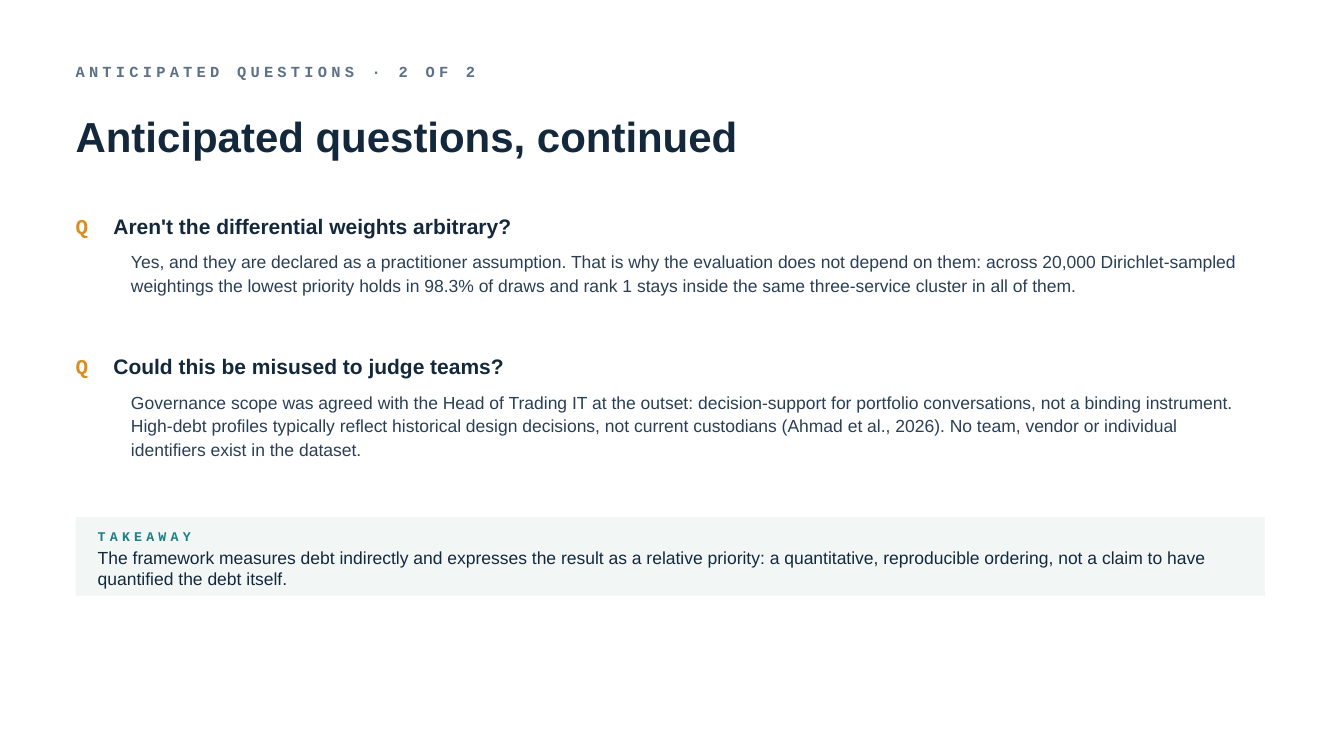
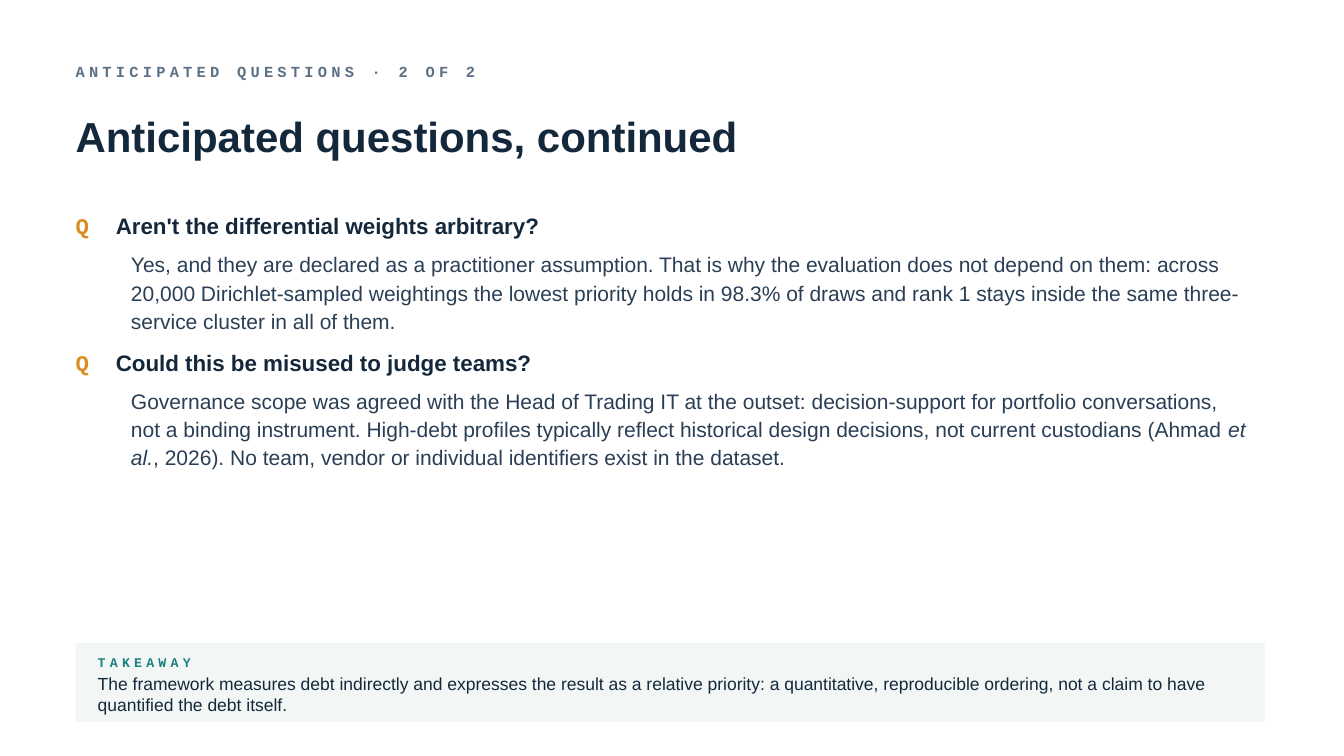
Before and after one commit to TobiZeier/MScProject, a slide deck: slide 14 of presentation/defense.pptx. Drawn at 1344x756 pixels with LibreOffice and Linux fonts; fonts in the diff are those of the drawing. Boxes give left, top, right and bottom in pixels: in the first picture for what was removed or moved away, otherwise in the second. Text is boxed around its words. In the diff, an @@ line names an element or a change of style, - is before the commit and + after.

```diff
--- a/presentation/defense.pptx
+++ b/presentation/defense.pptx
@@ text "Q Aren't the differential weights ..." at (76, 217, 539, 239): size 15 to 16 pt @@
@@ text "Yes, and they are declared ..." at (131, 256, 1239, 329): size 12.5 to 15 pt @@
@@ text "Q Could this be misused ..." at (76, 354, 531, 376): size 15 to 16 pt @@
@@ text "Governance scope was agreed with ..." at (131, 393, 1245, 470): size 12.5 to 15 pt; italic on in "et al.," @@
@@ 2 texts, 1 rectangle: place and size @@
-2 texts, 1 rectangle at (76, 517, 1265, 596)
+2 texts, 1 rectangle at (76, 643, 1265, 722)
```
Also in this commit, not shown: 14 other slides changed, 10 other files.
